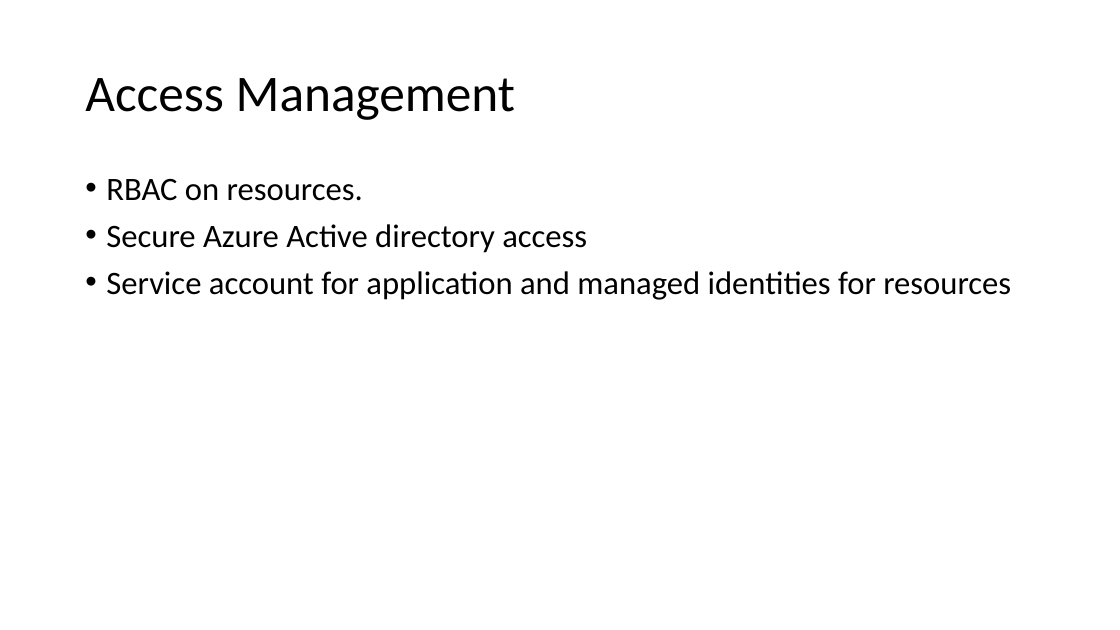
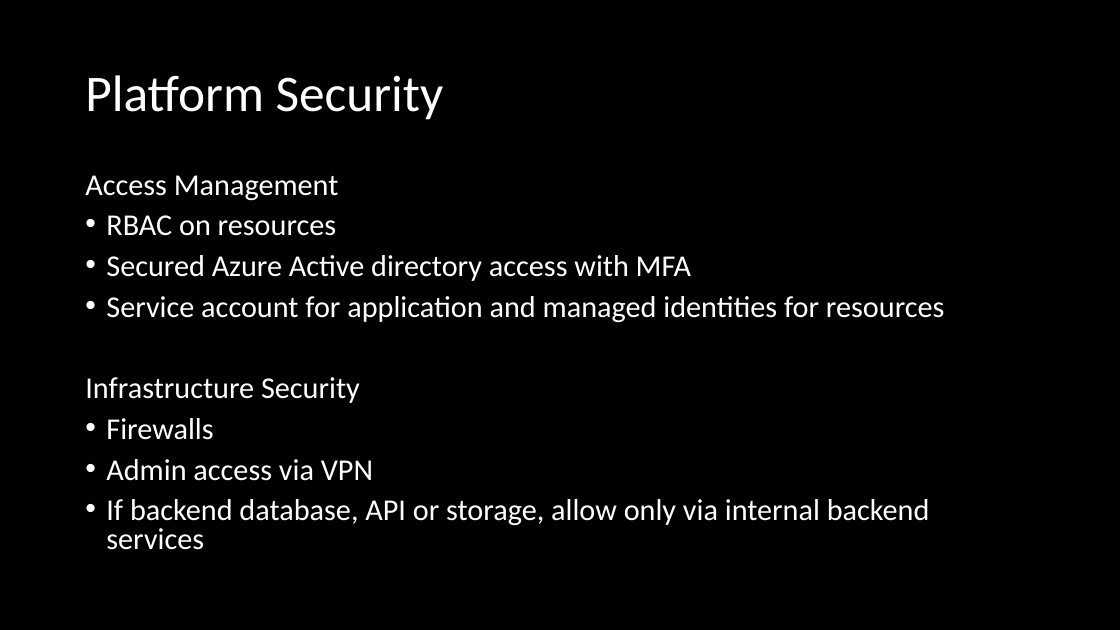
Before and after one commit to clementchane/blunomy, a slide deck: slide 4 of blunomy.pptx (slide 3 before the commit). Drawn at 1120x630 pixels with LibreOffice and Linux fonts; fonts in the diff are those of the drawing. Boxes give left, top, right and bottom in pixels: in the first picture for what was removed or moved away, otherwise in the second. Text is boxed around its words. In the diff, an @@ line names an element or a change of style, - is before the commit and + after.

```diff
--- a/blunomy.pptx
+++ b/blunomy.pptx
@@ background #FFFFFF to #000000 @@
@@ title at box(85, 75, 444, 120): text changed; text colour #000000 to #FFFFFF @@
-Access Management
+Platform Security
@@ text at box(85, 175, 692, 281): text changed; size 28 to 25.9 pt; text colour #000000 to #FFFFFF @@
-• RBAC on resources.
-• Secure Azure Active directory access
+Access Management
+• RBAC on resources
+• Secured Azure Active directory access with MFA
@@ text at box(106, 296, 945, 323): size 28 to 25.9 pt, text colour #000000 to #FFFFFF in "Service account for application and managed identities ..."; line spacing 0.9 to 0.8 @@
@@ text at box(85, 377, 930, 550): paragraphs added @@
+Infrastructure Security
+• Firewalls
+• Admin access via VPN
+• If backend database, API or storage, allow only via internal backend services
```
Also in this commit, not shown: 3 other slides changed, 1 slide added, 1 slide removed, 2 other files.
